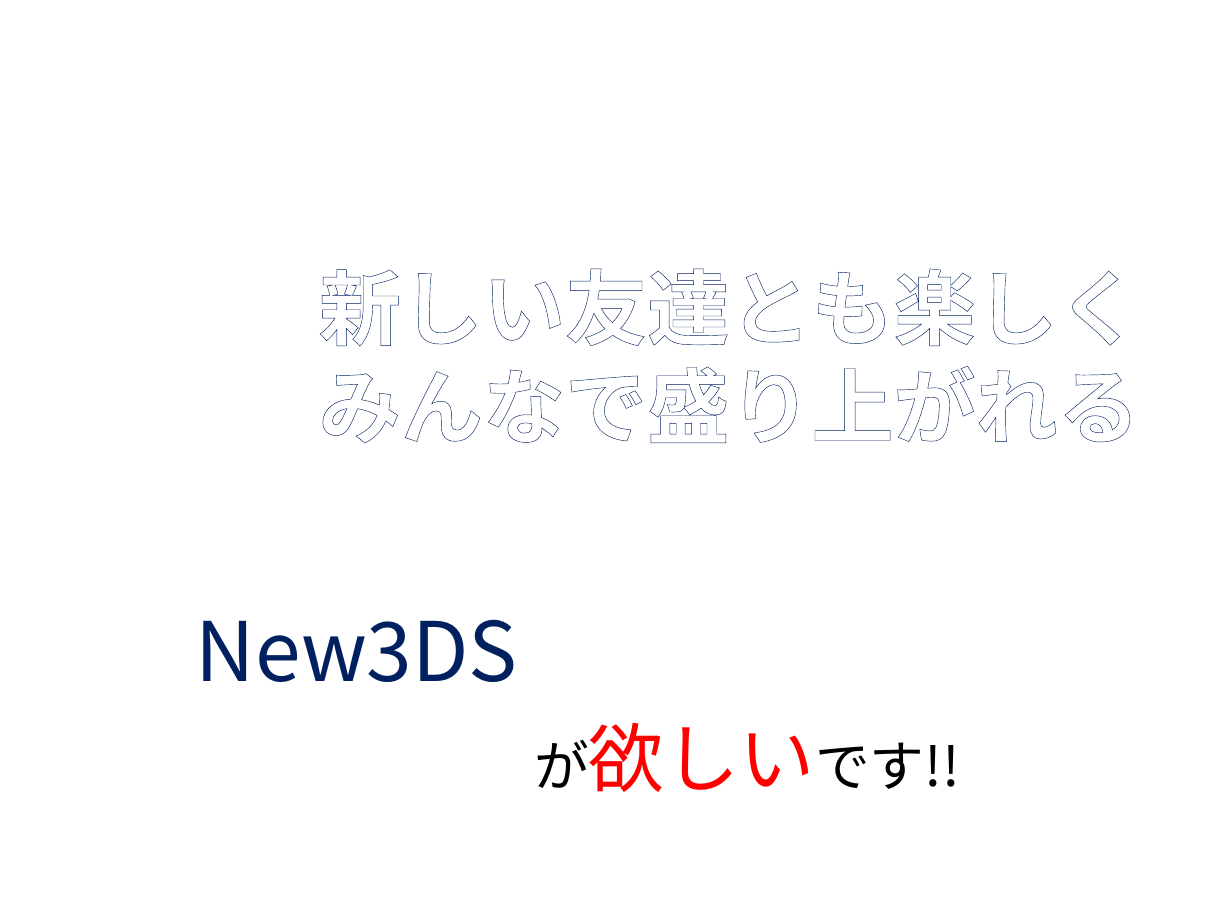
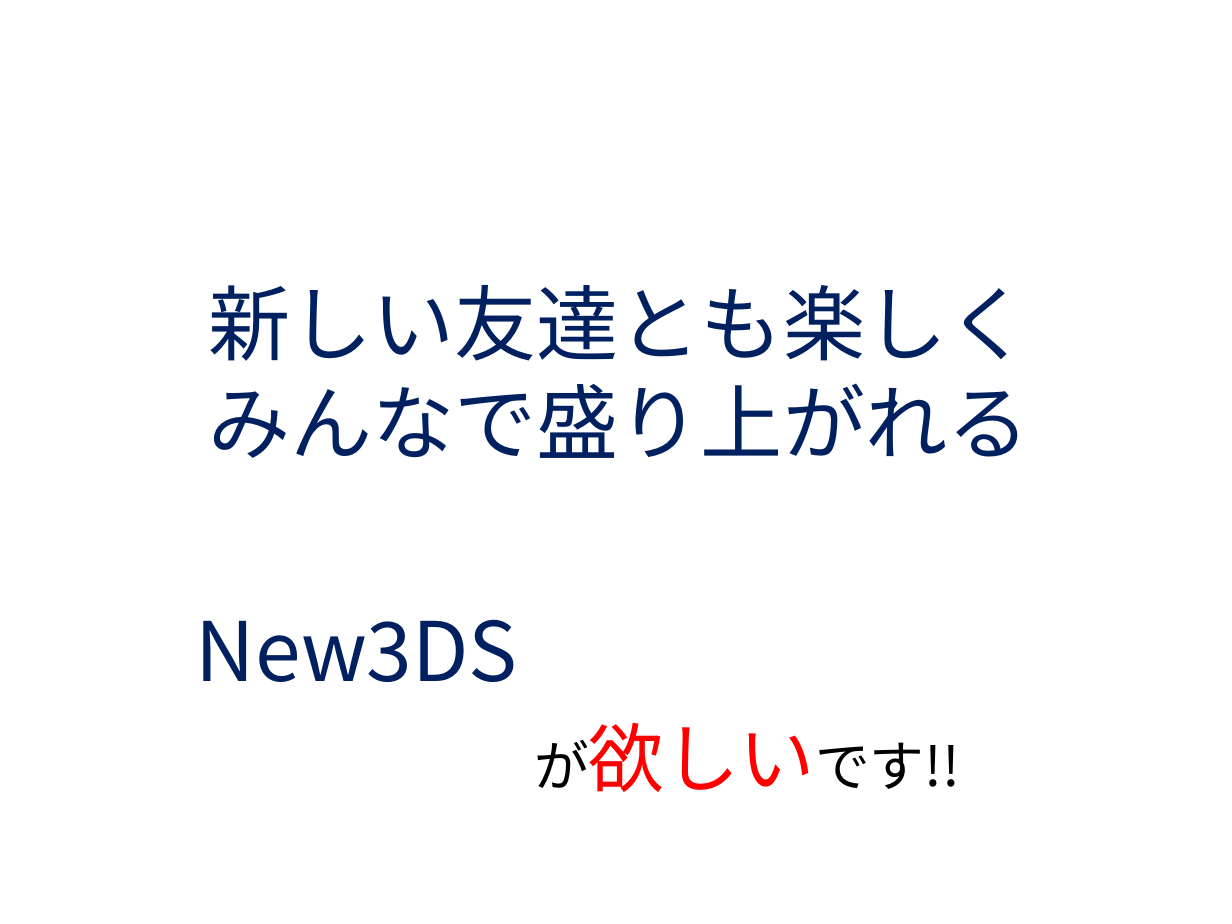
Before and after one commit to enpit2016fun/pbl_f, a slide deck: slide 10 of RPG風.pptx. Drawn at 1232x924 pixels with LibreOffice and Linux fonts; fonts in the diff are those of the drawing; background and template pictures are left out. Boxes give left, top, right and bottom in pixels: in the first picture for what was removed or moved away, otherwise in the second. Text is boxed around its words. In the diff, an @@ line names an element or a change of style, - is before the commit and + after.

Commit message:
fix pptx design

```diff
--- a/RPG風.pptx
+++ b/RPG風.pptx
@@ text "新しい友達とも楽しく": place and size @@
-text "新しい友達とも楽しく" at [319,268,1140,444]
+text "新しい友達とも楽しく" at [208,285,1029,458]
@@ text "新しい友達とも楽しく" at [208,285,1029,458]: text colour #FFFFFF to #002060, bold off @@
```
Also in this commit, not shown: 7 other slides changed.
